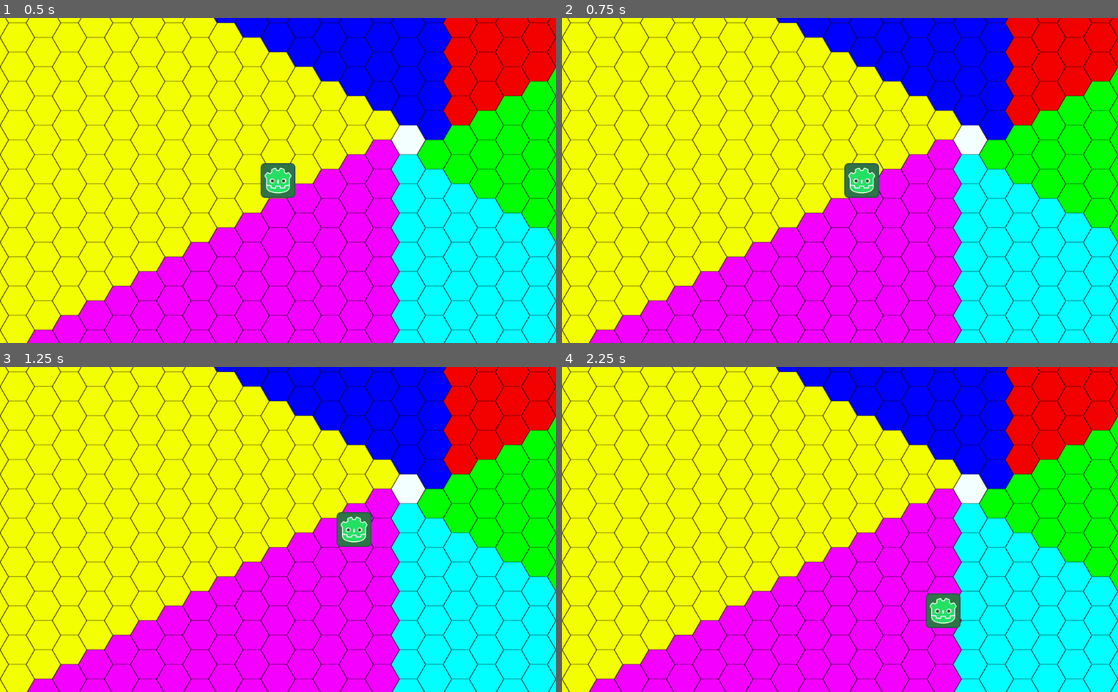
Above: before the commit, frames 1-4 (two rows, left to right).
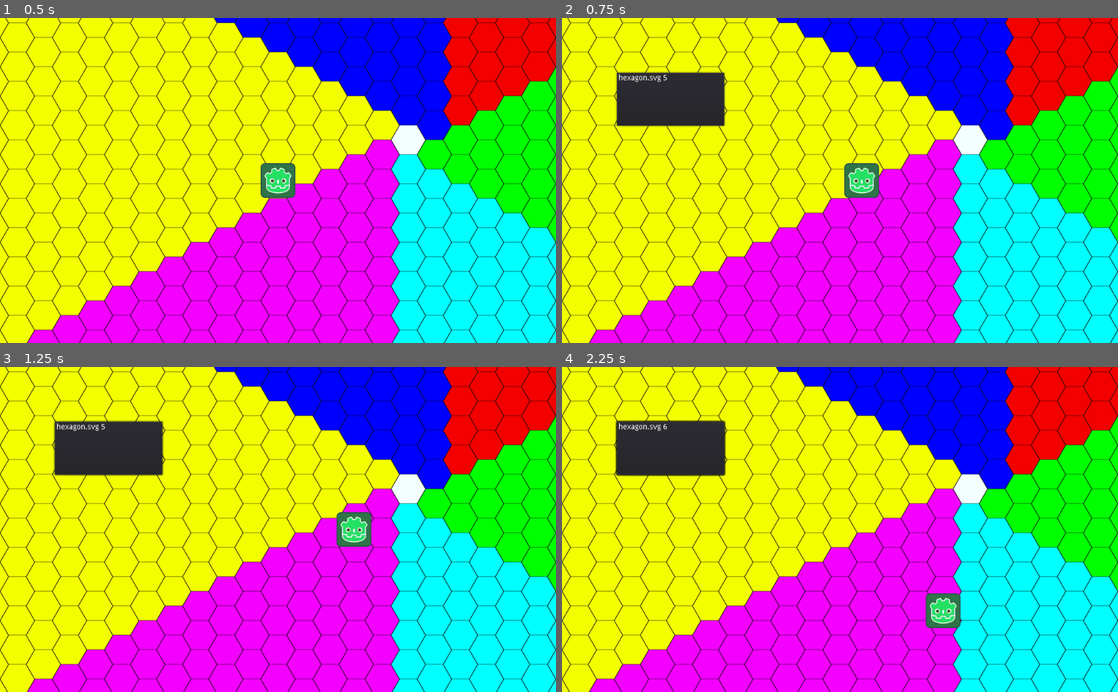
Above: after the commit, the same moments.

Repository: bziemons/zombie-prototype
Game: Godot game, scene res://WorldMap.tscn
Two runs of this game, one before a commit and one after it. Both use one fixed random seed, a clock stepped at 60 frames per second and the inputs below.
Inputs (mouse positions are in pixels of both pictures, inside the frame that each line leads up to):
- Up to frame 1 (0.5 s): no input
- Up to frame 2 (0.75 s): tap Enter at 0.5 s; move the mouse to (962, 164) at 0.52 s; hold Right (ui_right) from 0.53 s (still down); click (962, 164) at 0.67 s
- Up to frame 3 (1.25 s): keep holding Right (ui_right)
- Up to frame 4 (2.25 s): move the mouse to (728, 545) at 1.27 s; release Right (ui_right) at 1.28 s; hold Down (ui_down) 1.28-2.03 s; click (728, 545) at 1.42 s; move the mouse to (895, 458) at 2.02 s; hold Right (ui_right) from 2.03 s (still down); click (895, 458) at 2.17 s

Frame 1 is identical in both runs. In frame 2, 3.4% of the frame differs, in the area x 9-30%, y 16-34%; in frame 3, 3.4%; in frame 4, 3.5%.

Commit message:
Add simple pop-up for terrain info

Diff:
--- a/WorldMap.gd
+++ b/WorldMap.gd
@@ -7,6 +7,18 @@
 			var map_position = world_to_map(event.position)
 			if get_cellv(map_position) != INVALID_CELL:
 				get_node("Player").position = map_to_world(map_position)
+	if event is InputEventMouseButton:
+		if event.button_index == BUTTON_LEFT:
+			var terrainInfoPanel = PopupPanel.new()
+			var terrainInfoLabel = Label.new()
+
+			var map_position = world_to_map(event.position)
+			if get_cellv(map_position) != INVALID_CELL:
+				self.add_child(terrainInfoPanel)
+				terrainInfoPanel.add_child(terrainInfoLabel)
+				terrainInfoLabel.text = tile_set.tile_get_name(get_cellv(map_position))
+				# Todo: Map panel to a fixed location on the camera
+				terrainInfoPanel.popup(Rect2(Vector2(100, 100), Vector2(200, 100)))
 
 func _ready():
 	clear()
